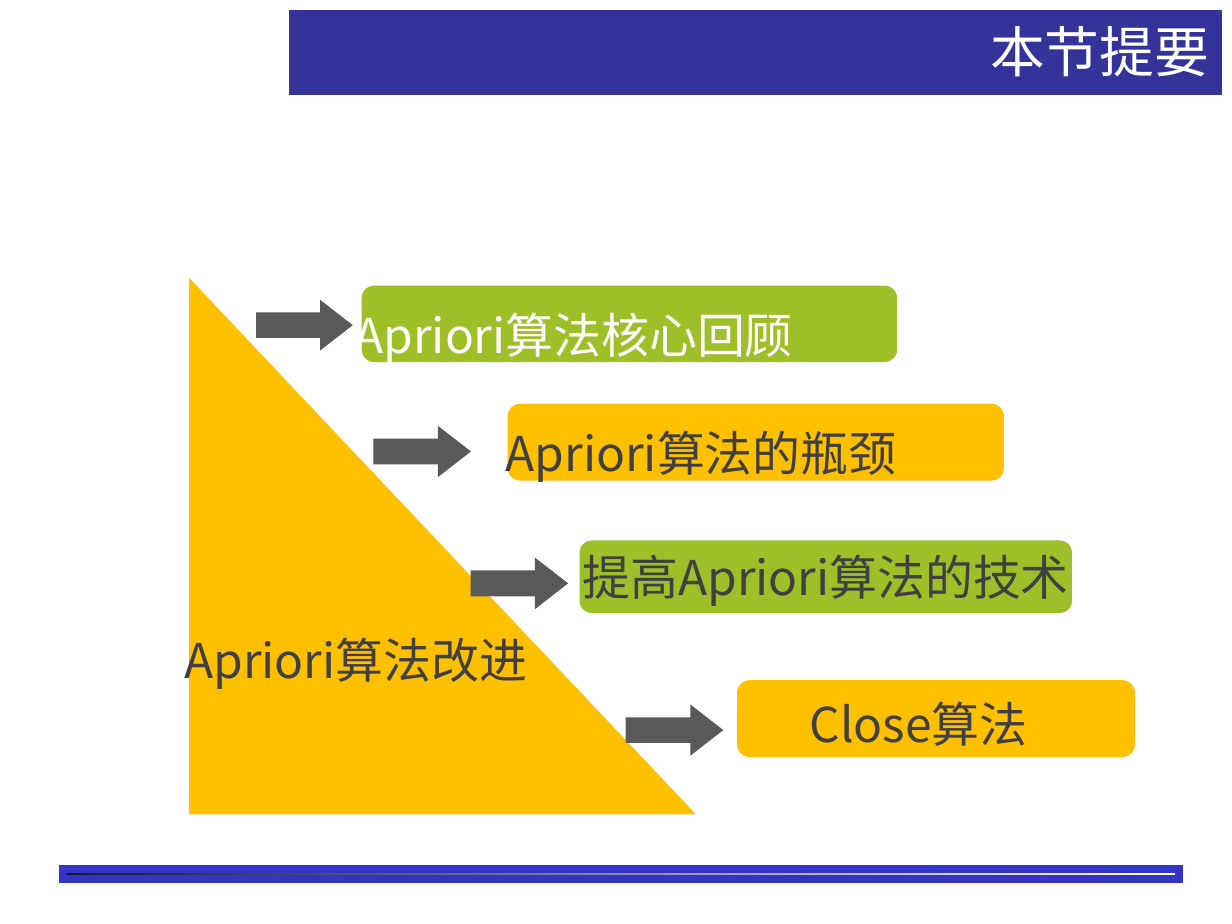
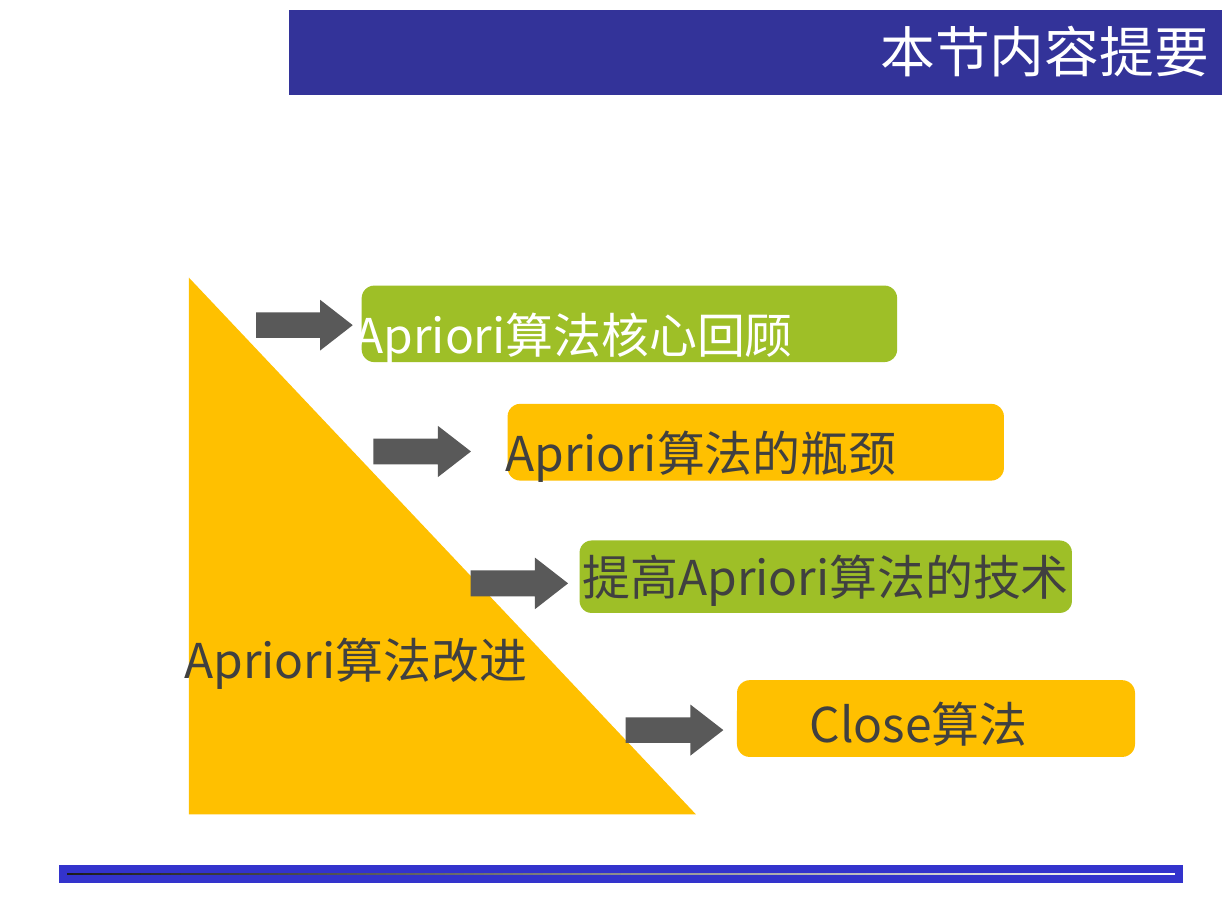
Before and after one commit to shfkuang/shfkuang.github.io, a slide deck: slide 2 of dm/ch3.2.ppt. Drawn at 1232x924 pixels with LibreOffice and Linux fonts; fonts in the diff are those of the drawing; background and template pictures are left out. Boxes give left, top, right and bottom in pixels: in the first picture for what was removed or moved away, otherwise in the second. Text is boxed around its words. In the diff, an @@ line names an element or a change of style, - is before the commit and + after.

Commit message:
update

```diff
--- a/dm/ch3.2.ppt
+++ b/dm/ch3.2.ppt
@@ text in rectangle at (x1=880, y1=25, x2=1209, y2=77): text changed @@
-本节提要
+本节内容提要
```
Also in this commit, not shown: 1 other slide changed, 1 slide removed.
